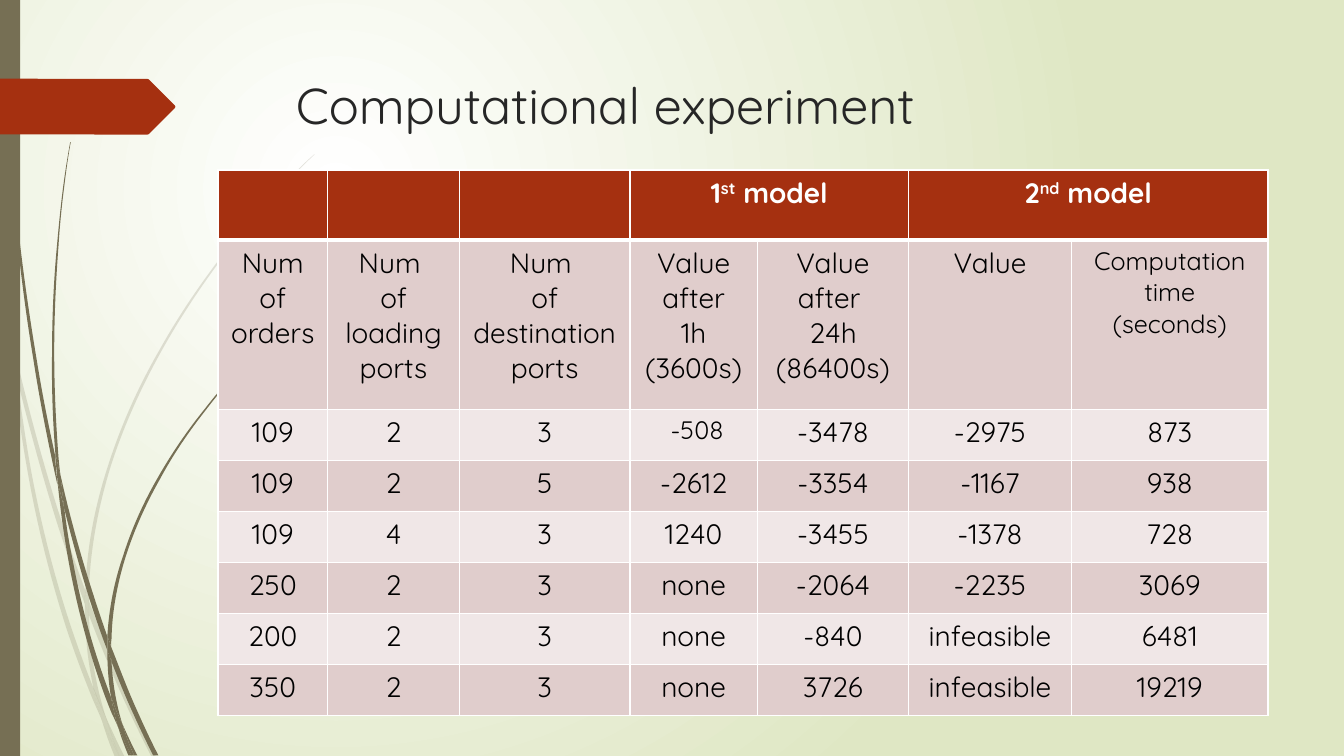
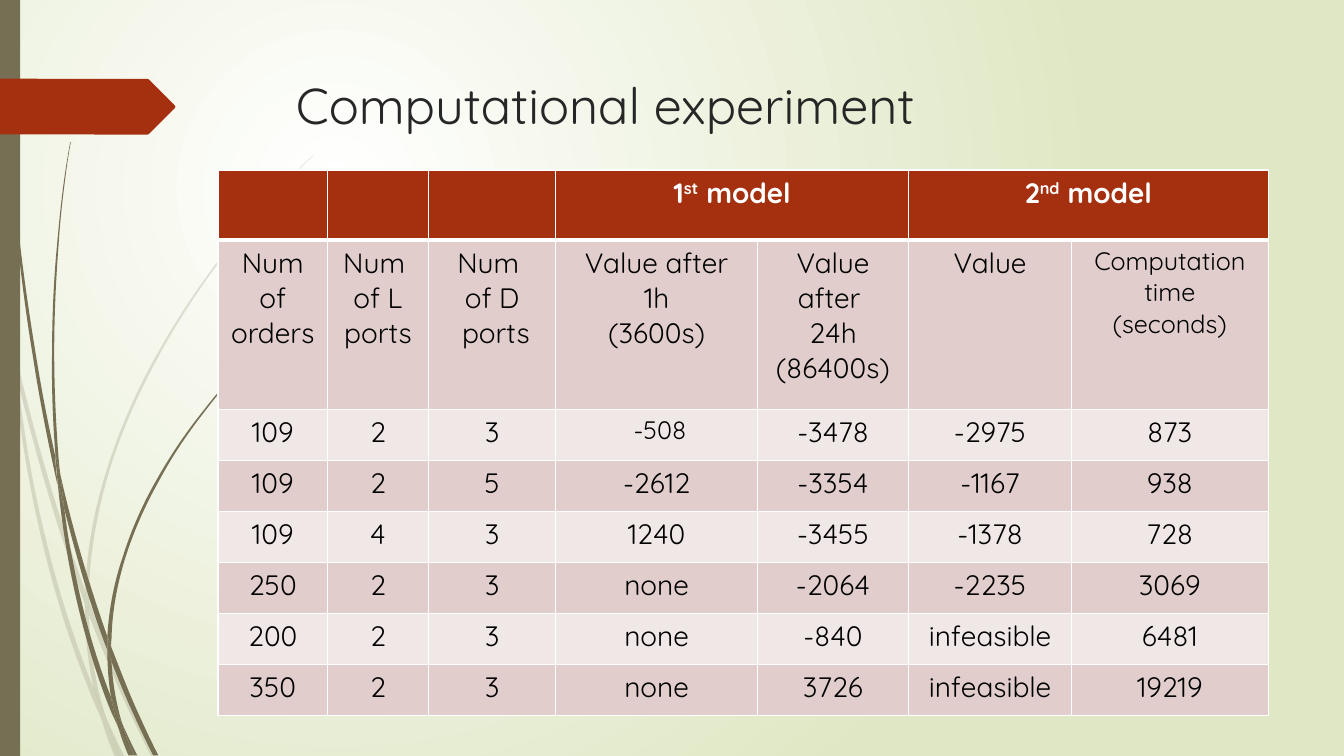
Before and after one commit to r-kurosu/kline_new, a slide deck: slide 44 of 竹田_修論発表.pptx (slide 43 before the commit). Drawn at 1344x756 pixels with LibreOffice and Linux fonts; fonts in the diff are those of the drawing. Boxes give left, top, right and bottom in pixels: in the first picture for what was removed or moved away, otherwise in the second. Text is boxed around its words. In the diff, an @@ line names an element or a change of style, - is before the commit and + after.

```diff
--- a/竹田_修論発表.pptx
+++ b/竹田_修論発表.pptx
@@ table at [218, 170, 1268, 716] @@
-row 2, column 2: Num / of loading ports
+row 2, column 2: Num / of L ports
-row 2, column 3: Num / of destination ports
+row 2, column 3: Num / of D / ports
```
Also in this commit, not shown: 5 other slides changed, 1 slide added.
